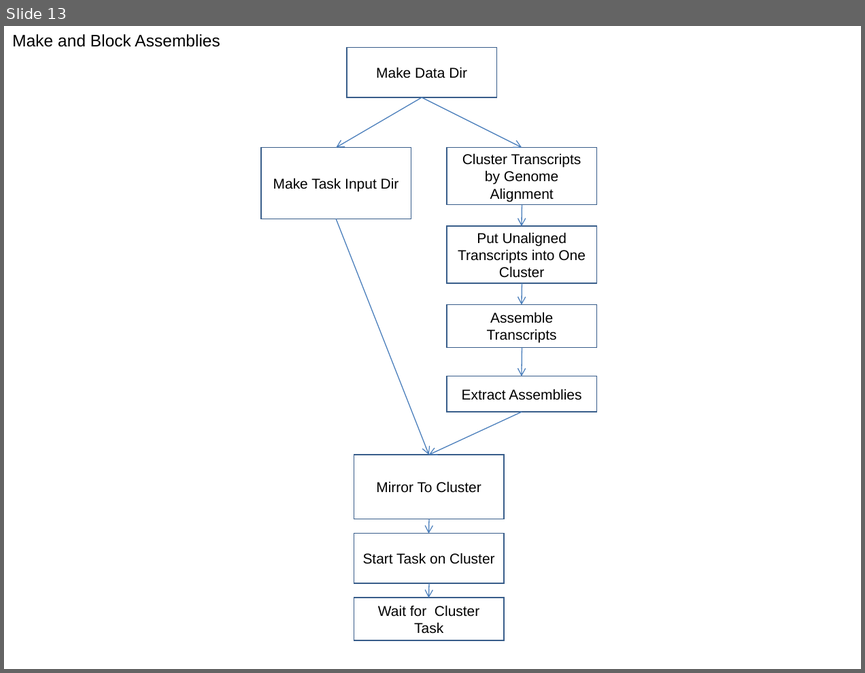
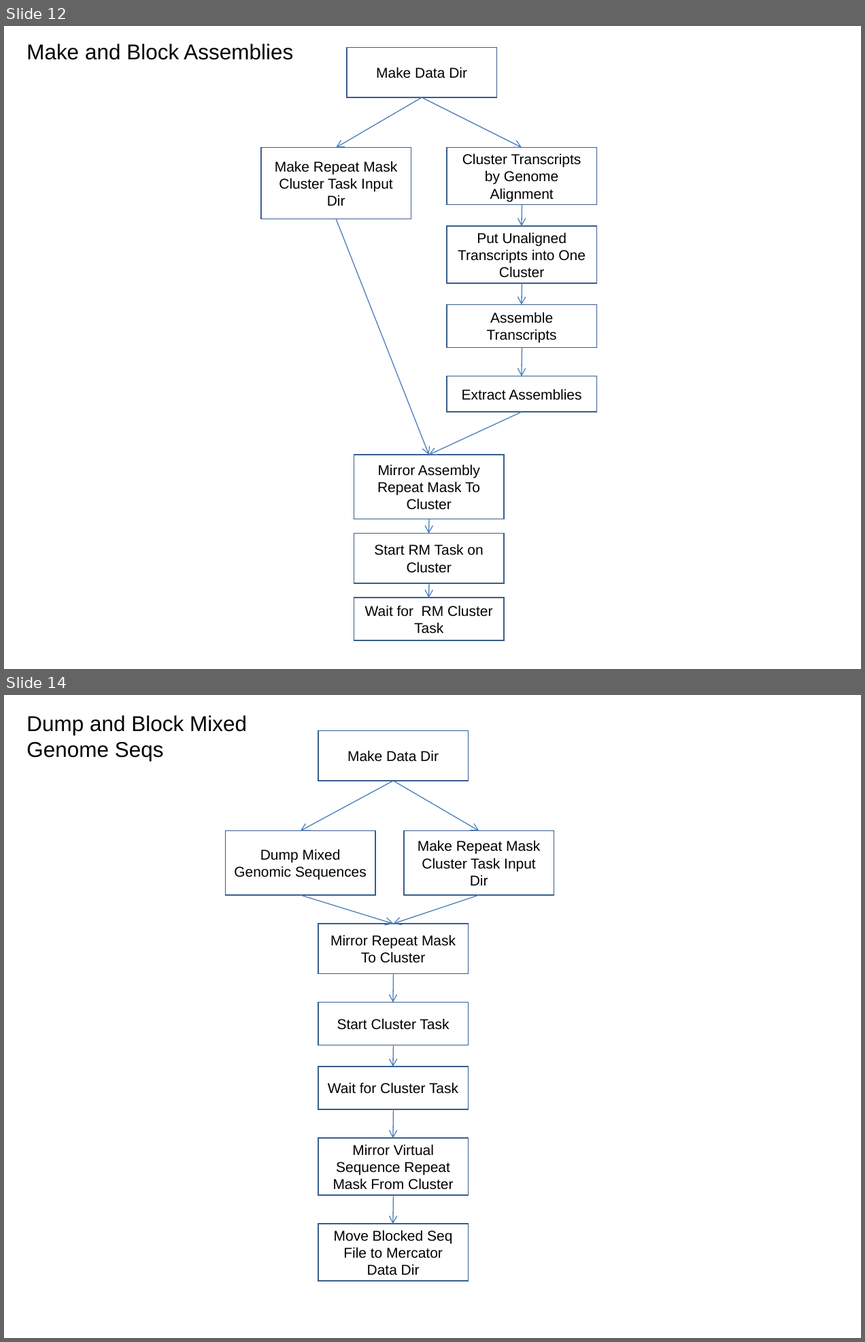
Before and after one commit to VEuPathDB/ApiCommonData, a slide deck: Load/doc/workflow/AnalysisWorkflow.ppt. Shown one above the other, each under a label of ours: slide 13 before the commit, slides 12 and 14 after it; the slides between them are not shown. The pictures are 865x673 and 865x1342 pixels, drawn with LibreOffice and Linux fonts; fonts in the diff are those of the drawing. Boxes give left, top, right and bottom in pixels: in the first picture for what was removed or moved away, otherwise in the second. Text is boxed around its words. In the diff, an @@ line names an element or a change of style, - is before the commit and + after.

```diff
--- a/Load/doc/workflow/AnalysisWorkflow.ppt
+++ b/Load/doc/workflow/AnalysisWorkflow.ppt
@@ slide 14 added at <box>4,695,861,1338</box>, background #FFFFFF @@
@@ text added at <box>26,715,247,761</box>, 18 pt, text #000000 @@
+Dump and Block Mixed Genome Seqs
@@ rectangle added at <box>318,731,468,781</box>, outline #385D8A 0.99 pt, 12 pt, text #000000 @@
+Make Data Dir
@@ arrow added from (393, 781) to (300, 830), #4A7EBB 0.74 pt @@
@@ arrow added from (393, 781) to (479, 830), #4A7EBB 0.74 pt @@
@@ rectangle added at <box>225,830,375,895</box>, outline #385D8A 0.99 pt, 12 pt, text #000000 @@
+Dump Mixed Genomic Sequences
@@ rectangle added at <box>404,830,554,895</box>, outline #385D8A 0.99 pt, 12 pt, text #000000 @@
+Make Repeat Mask Cluster Task Input Dir
@@ arrow added from (300, 895) to (393, 923), #4A7EBB 0.74 pt @@
@@ arrow added from (479, 895) to (393, 923), #4A7EBB 0.74 pt @@
@@ rectangle added at <box>318,923,468,974</box>, outline #385D8A 0.99 pt, 12 pt, text #000000 @@
+Mirror Repeat Mask To Cluster
@@ arrow added from (393, 974) to (393, 1002), #4A7EBB 0.74 pt @@
@@ rectangle added at <box>318,1002,468,1045</box>, outline #385D8A 0.99 pt, 12 pt, text #000000 @@
+Start Cluster Task
@@ arrow added from (393, 1045) to (393, 1067), #4A7EBB 0.74 pt @@
@@ rectangle added at <box>318,1066,468,1109</box>, outline #385D8A 0.99 pt, 12 pt, text #000000 @@
+Wait for Cluster Task
@@ arrow added from (393, 1109) to (393, 1138), #4A7EBB 0.74 pt @@
@@ rectangle added at <box>318,1138,468,1195</box>, outline #385D8A 0.99 pt, 12 pt, text #000000 @@
+Mirror Virtual Sequence Repeat Mask From Cluster
@@ arrow added from (393, 1195) to (393, 1223), #4A7EBB 0.74 pt @@
@@ rectangle added at <box>318,1223,468,1281</box>, outline #385D8A 0.99 pt, 12 pt, text #000000 @@
+Move Blocked Seq File to Mercator Data Dir
@@ what was slide 13 is now slide 12 @@
@@ slide 12 changed as well @@
@@ text "Make and Block Assemblies": place and size @@
-text "Make and Block Assemblies" at <box>12,34,220,47</box>
+text "Make and Block Assemblies" at <box>26,44,293,60</box>
@@ text "Make and Block Assemblies" at <box>26,44,293,60</box>: size 14 to 18 pt @@
@@ text in rectangle at <box>275,161,397,206</box>: text changed @@
-Make Task Input Dir
+Make Repeat Mask Cluster Task Input Dir
@@ text in rectangle at <box>377,464,480,509</box>: text changed @@
-Mirror To Cluster
+Mirror Assembly Repeat Mask To Cluster
@@ text in rectangle at <box>374,543,483,573</box>: text changed @@
-Start Task on Cluster
+Start RM Task on Cluster
@@ text in rectangle at <box>365,605,492,633</box>: text changed @@
-Wait for Cluster Task
+Wait for RM Cluster Task
```
Also in this commit, not shown: 11 other slides changed, 2 other slides added, 3 slides removed.
